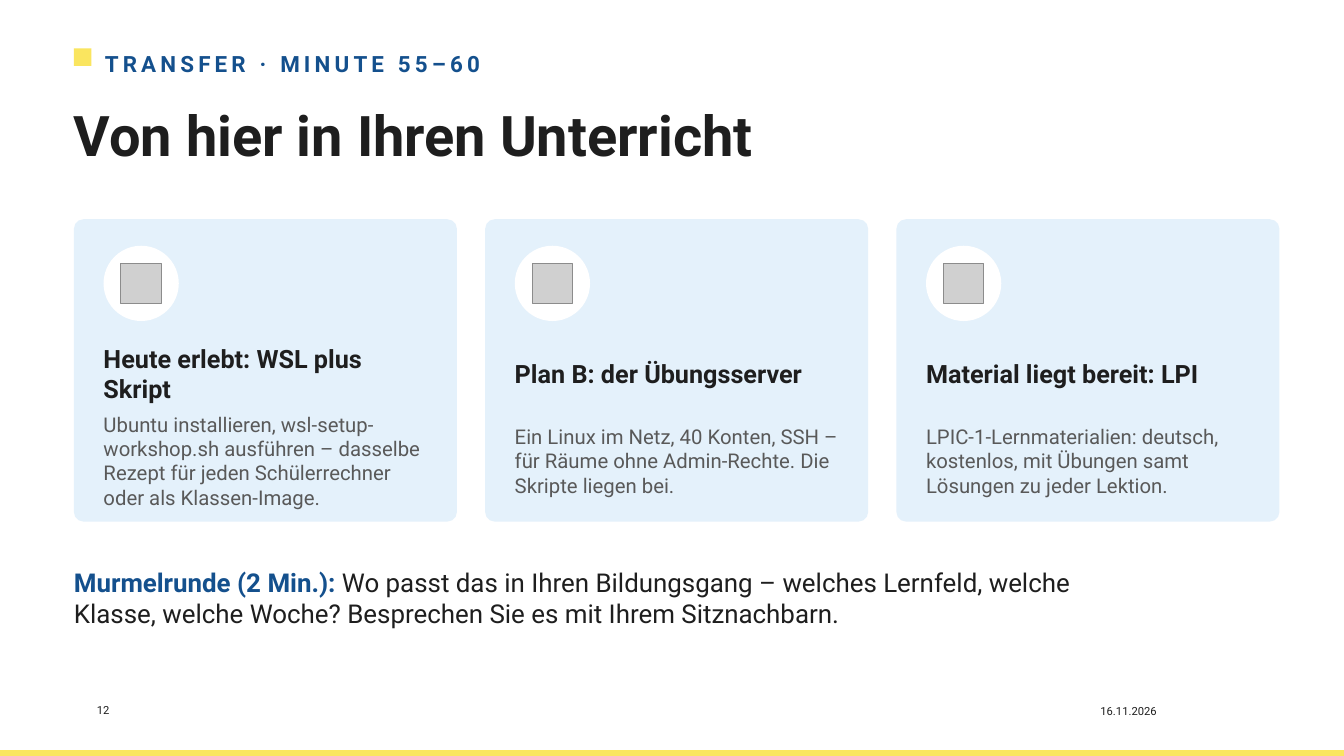
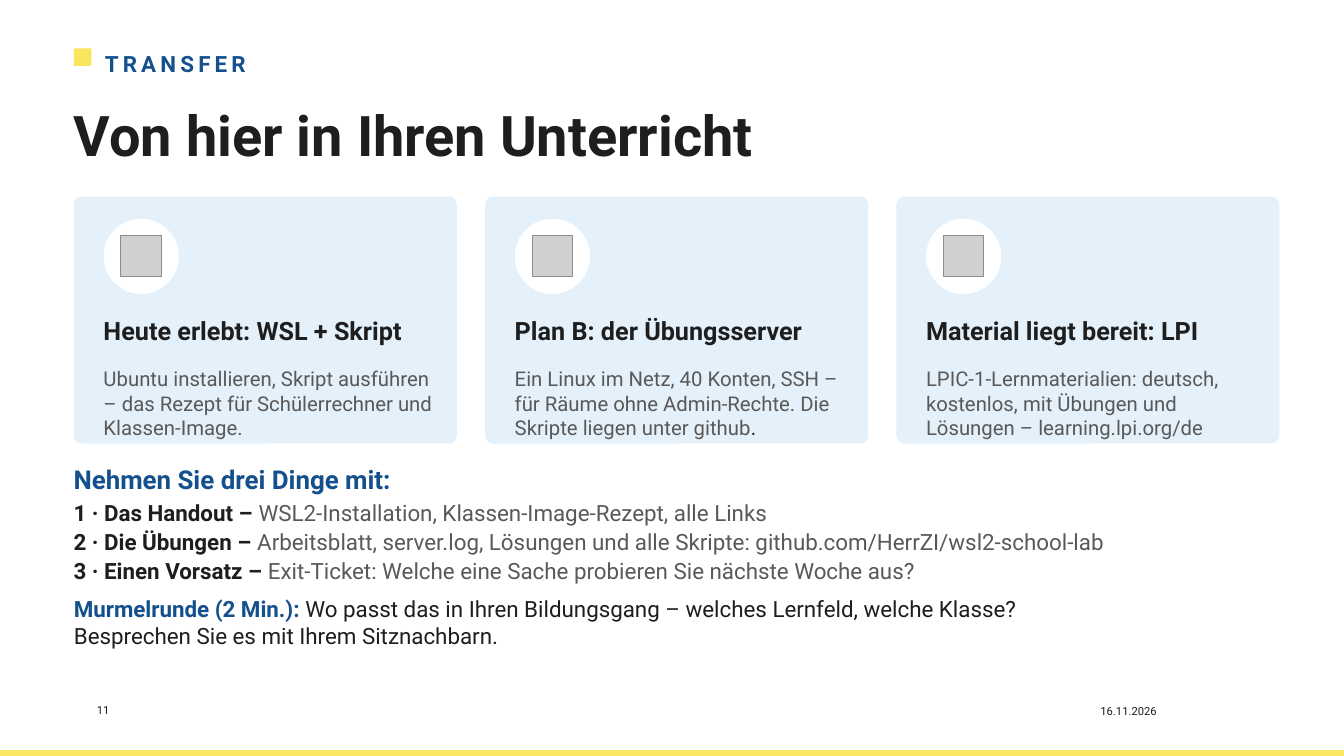
Before and after one commit to HerrZI/wsl2-school-lab, a slide deck: slide 11 of dokumente/Workshop_WSL2_Linux_unterrichten_neu.pptx (slide 12 before the commit). Drawn at 1344x756 pixels with LibreOffice and Linux fonts; fonts in the diff are those of the drawing; grey boxes stand for pictures; background and template pictures are left out. Boxes give left, top, right and bottom in pixels: in the first picture for what was removed or moved away, otherwise in the second. Text is boxed around its words. In the diff, an @@ line names an element or a change of style, - is before the commit and + after.

```diff
--- a/dokumente/Workshop_WSL2_Linux_unterrichten_neu.pptx
+++ b/dokumente/Workshop_WSL2_Linux_unterrichten_neu.pptx
@@ text at bbox=[105, 56, 246, 73]: text changed @@
-TRANSFER · MINUTE 55–60
+TRANSFER
@@ rounded rectangle: place and size @@
-rounded rectangle at bbox=[74, 219, 457, 521]
+rounded rectangle at bbox=[74, 197, 457, 444]
@@ rounded rectangle: place and size @@
-rounded rectangle at bbox=[485, 219, 868, 521]
+rounded rectangle at bbox=[485, 197, 868, 444]
@@ rounded rectangle: place and size @@
-rounded rectangle at bbox=[896, 219, 1279, 521]
+rounded rectangle at bbox=[896, 197, 1279, 444]
@@ 3 pictures, 3 ellipses: place and size @@
-3 pictures, 3 ellipses at bbox=[104, 246, 1002, 322]
+3 pictures, 3 ellipses at bbox=[104, 219, 1002, 294]
@@ text "Plan B: der Übungsserver": place and size @@
-text "Plan B: der Übungsserver" at bbox=[515, 361, 802, 389]
+text "Plan B: der Übungsserver" at bbox=[515, 318, 802, 346]
@@ text "Material liegt bereit: LPI": place and size @@
-text "Material liegt bereit: LPI" at bbox=[926, 364, 1198, 389]
+text "Material liegt bereit: LPI" at bbox=[926, 321, 1198, 346]
@@ text at bbox=[103, 321, 402, 345]: text changed @@
-Heute erlebt: WSL plus Skript
+Heute erlebt: WSL + Skript
@@ text at bbox=[103, 370, 432, 439]: text changed @@
-Ubuntu installieren, wsl-setup-workshop.sh ausführen – dasselbe Rezept für jeden Schülerrechner oder als Klassen-Image.
+Ubuntu installieren, Skript ausführen – das Rezept für Schülerrechner und Klassen-Image.
@@ text at bbox=[515, 371, 829, 439]: text changed @@
-Ein Linux im Netz, 40 Konten, SSH – für Räume ohne Admin-Rechte. Die Skripte liegen bei.
+Ein Linux im Netz, 40 Konten, SSH – für Räume ohne Admin-Rechte. Die Skripte liegen unter github.
@@ text at bbox=[926, 371, 1218, 439]: text changed @@
-LPIC-1-Lernmaterialien: deutsch, kostenlos, mit Übungen samt Lösungen zu jeder Lektion.
+LPIC-1-Lernmaterialien: deutsch, kostenlos, mit Übungen und Lösungen – learning.lpi.org/de
@@ text added at bbox=[74, 469, 1103, 584], 16 pt, text #595959 @@
+Nehmen Sie drei Dinge mit:
+1 · Das Handout – WSL2-Installation, Klassen-Image-Rezept, alle Links
+2 · Die Übungen – Arbeitsblatt, server.log, Lösungen und alle Skripte: github.com/HerrZI/wsl2-school-lab
+3 · Einen Vorsatz – Exit-Ticket: Welche eine Sache probieren Sie nächste Woche aus?
@@ text at bbox=[74, 599, 1016, 649]: text changed; size 18.5 to 16 pt @@
-Murmelrunde (2 Min.): Wo passt das in Ihren Bildungsgang – welches Lernfeld, welche Klasse, welche Woche? Besprechen Sie es mit Ihrem Sitznachbarn.
+Murmelrunde (2 Min.): Wo passt das in Ihren Bildungsgang – welches Lernfeld, welche Klasse? Besprechen Sie es mit Ihrem Sitznachbarn.
@@ page number at bbox=[97, 706, 110, 714]: text changed @@
-12
+11
```
Also in this commit, not shown: 4 other slides changed, 1 slide removed, 9 other files.
